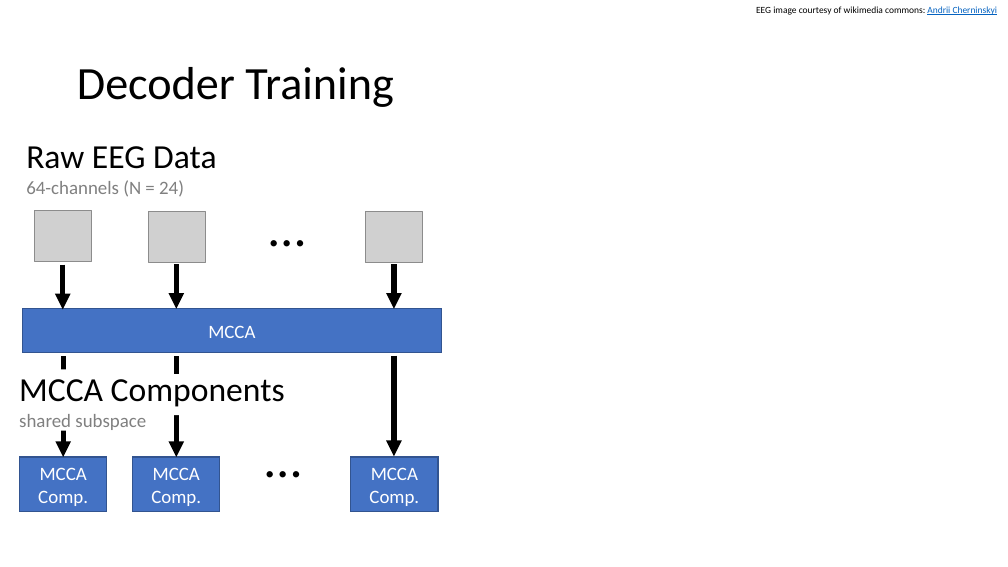
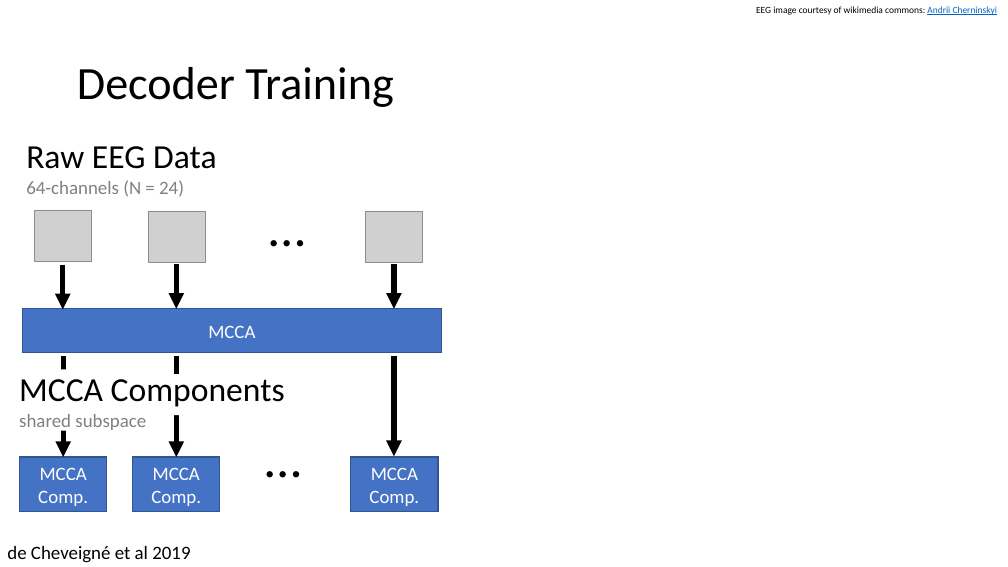
Before and after one commit to haberdashPI/german_track, a slide deck: slide 49 of presentations/ARO_2021/adapting_auditory_attention.pptx (slide 52 before the commit). Drawn at 1008x567 pixels with LibreOffice and Linux fonts; fonts in the diff are those of the drawing; grey boxes stand for pictures. Boxes give left, top, right and bottom in pixels: in the first picture for what was removed or moved away, otherwise in the second. Text is boxed around its words. In the diff, an @@ line names an element or a change of style, - is before the commit and + after.

```diff
--- a/presentations/ARO_2021/adapting_auditory_attention.pptx
+++ b/presentations/ARO_2021/adapting_auditory_attention.pptx
@@ text added at box(7, 546, 190, 563), 18 pt, text #000000 @@
+de Cheveigné et al 2019
```
Also in this commit, not shown: 29 other slides changed, 4 slides added, 3 slides removed.
